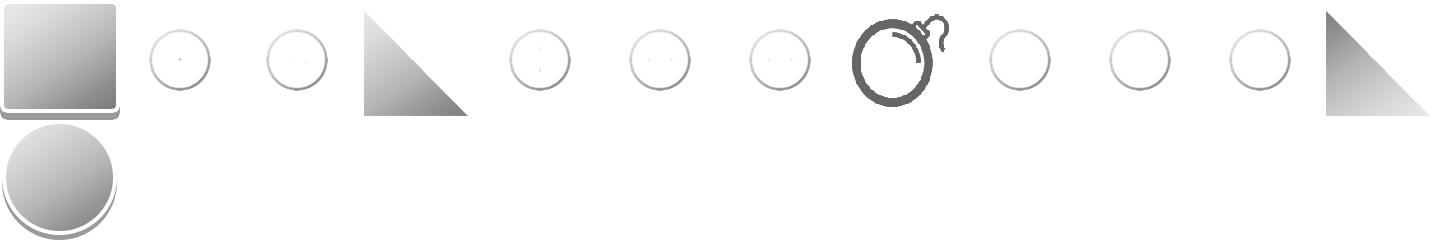
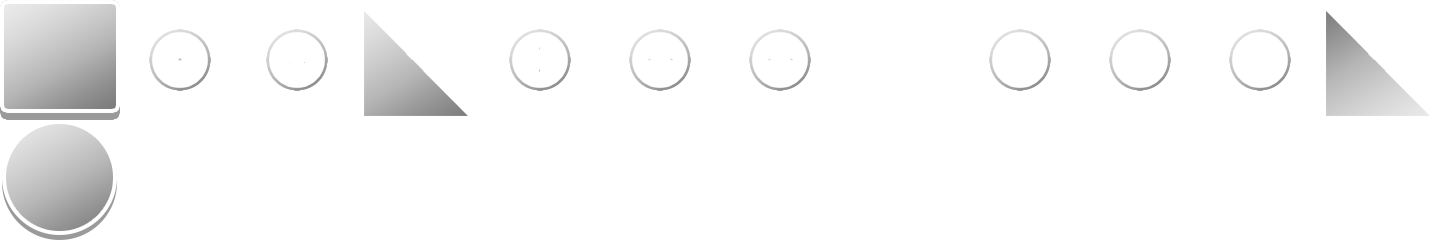
Before/after of a 1440px x 240px layered artwork. What changed in the layer stack:
added group "Группа 5" with 2 layers above "Слой 3" over [852,14,949,107]
added layer "Слой 11" in group "Группа 5" over [891,14,949,67]
added layer "Эллипс 2" in group "Группа 5" over [852,20,935,107]
hid "Слой 3" over [852,14,949,107]
